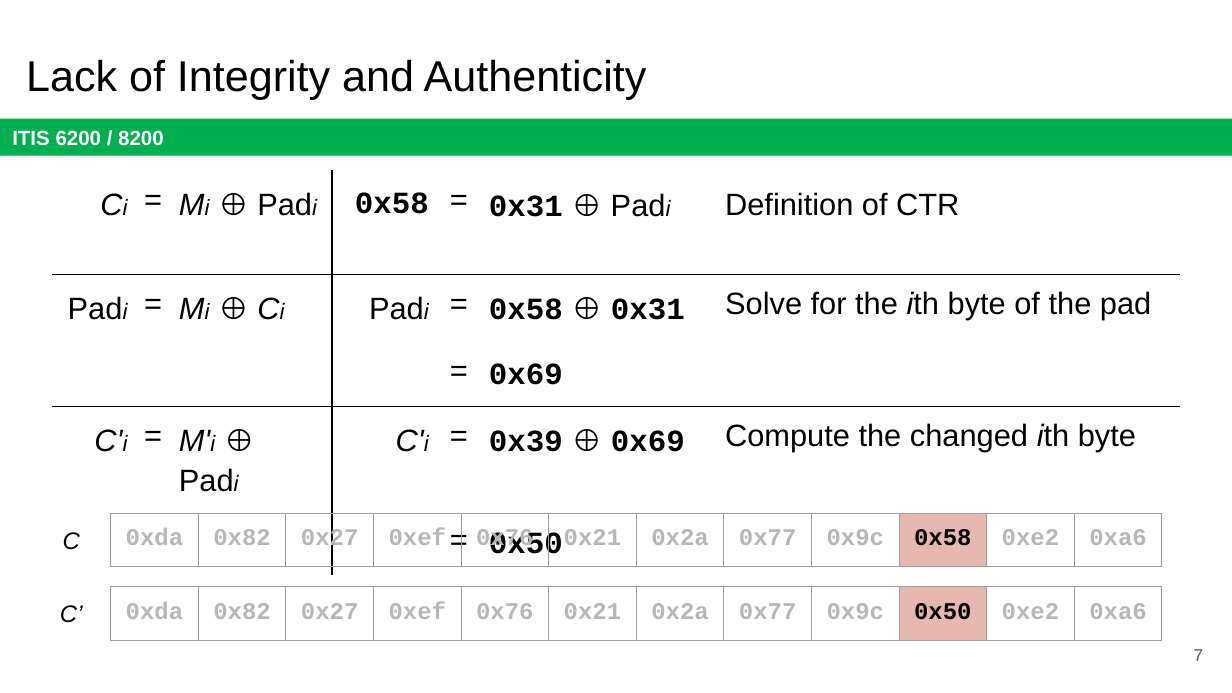
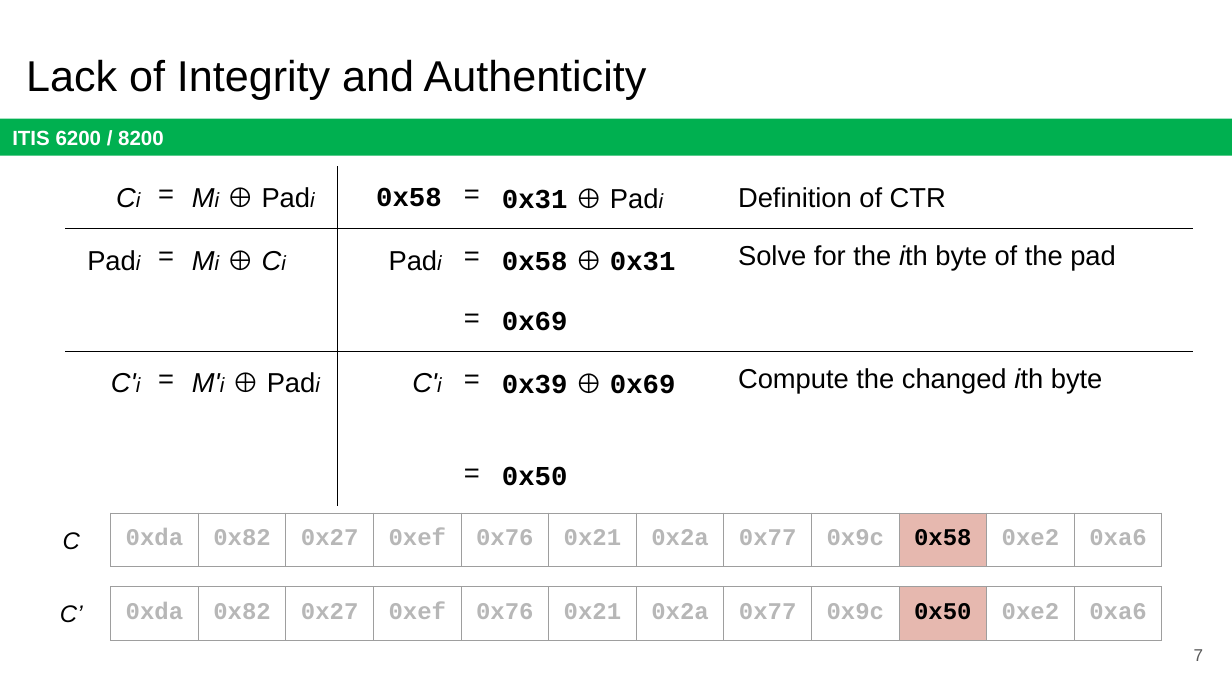
Before and after one commit to jx5c/github.io, a slide deck: slide 7 of teaching/ITIS6200/2023fa/lectures/lec04.pptx. Drawn at 1232x693 pixels with LibreOffice and Linux fonts; fonts in the diff are those of the drawing. Boxes give left, top, right and bottom in pixels: in the first picture for what was removed or moved away, otherwise in the second. Text is boxed around its words. In the diff, an @@ line names an element or a change of style, - is before the commit and + after.

```diff
--- a/teaching/ITIS6200/2023fa/lectures/lec04.pptx
+++ b/teaching/ITIS6200/2023fa/lectures/lec04.pptx
@@ table at <box>65,166,1193,490</box> @@
@@ size 18 to 16 pt @@
@@ size 13 to 12 pt in "Ci", "Mi Padi", "Padi", "Padi" and 5 more places @@
@@ table: place and size @@
-table at <box>52,170,1180,565</box>
+table at <box>65,166,1193,490</box>
```
Also in this commit, not shown: 3 other slides changed.
